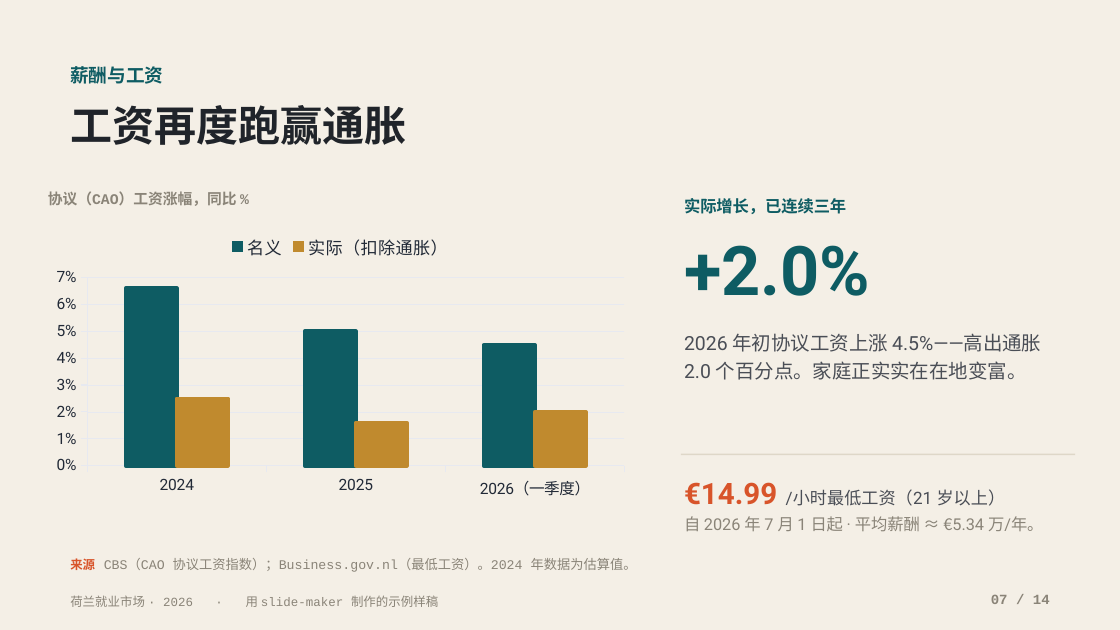
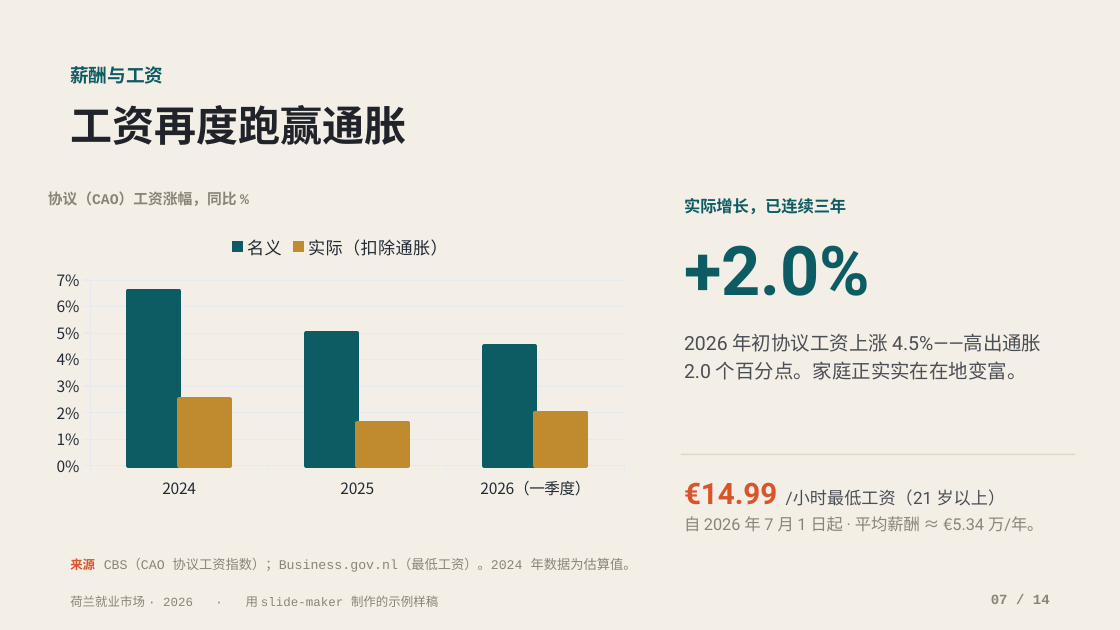
Before and after one commit to addsumtech/slides_maker-site, a slide deck: slide 7 of templates/decks/zh/nl-job-market-2026/template.pptx. Drawn at 1120x630 pixels with LibreOffice and Linux fonts; fonts in the diff are those of the drawing. Boxes give left, top, right and bottom in pixels: in the first picture for what was removed or moved away, otherwise in the second. Text is boxed around its words. In the diff, an @@ line names an element or a change of style, - is before the commit and + after.

```diff
--- a/templates/decks/zh/nl-job-market-2026/template.pptx
+++ b/templates/decks/zh/nl-job-market-2026/template.pptx
@@ column chart at bbox=[45, 222, 636, 504] @@
@@ legend changed @@
@@ category axis changed @@
@@ value axis changed @@
@@ lettering changed @@
```
Also in this commit, not shown: 3 other slides changed, 28 other files.
